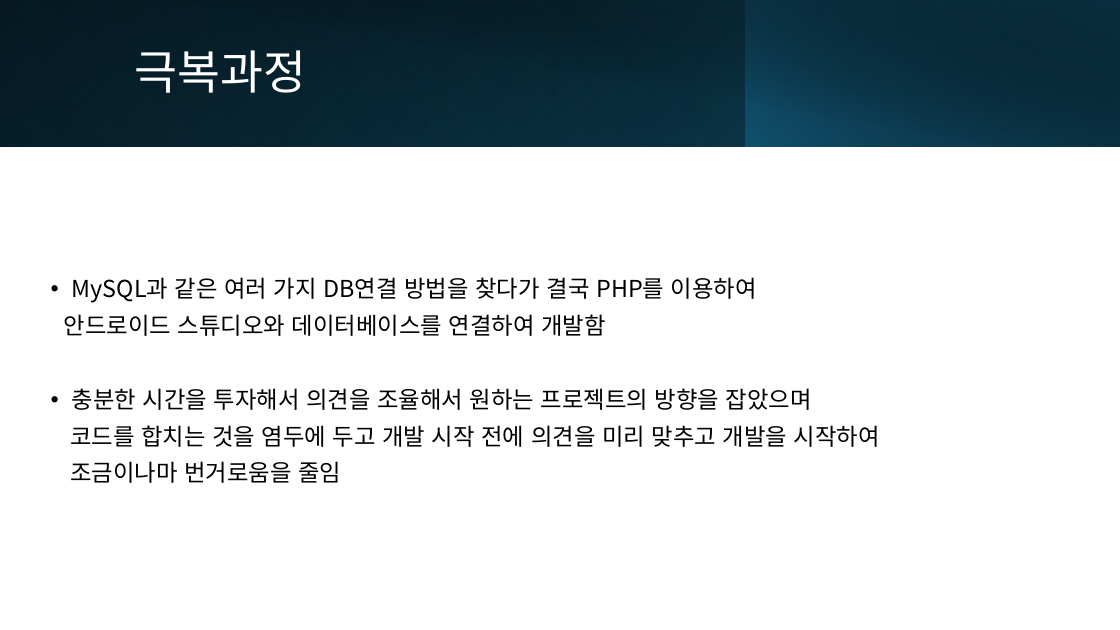
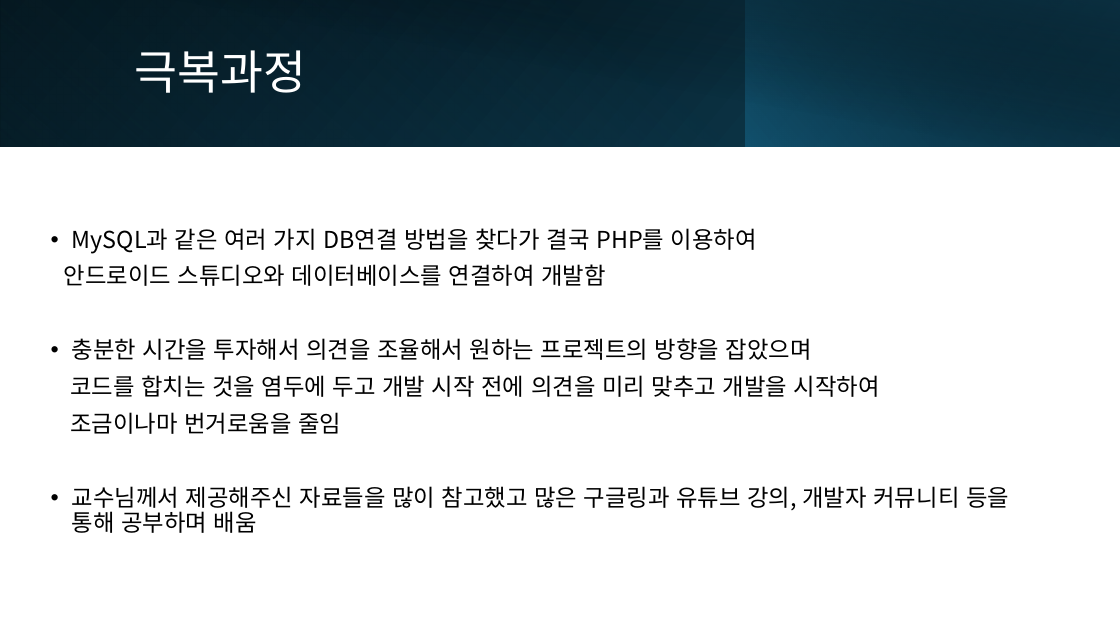
Before and after one commit to kjunh972/TBFG, a slide deck: slide 10 of doc/TBFG 모바일 프로젝트.pptx. Drawn at 1120x630 pixels with LibreOffice and Linux fonts; fonts in the diff are those of the drawing. Boxes give left, top, right and bottom in pixels: in the first picture for what was removed or moved away, otherwise in the second. Text is boxed around its words. In the diff, an @@ line names an element or a change of style, - is before the commit and + after.

Commit message:
모바일 프로그래밍 발표 자료

```diff
--- a/doc/TBFG 모바일 프로젝트.pptx
+++ b/doc/TBFG 모바일 프로젝트.pptx
@@ text at [72,486,1009,533]: paragraph added @@
+• 교수님께서 제공해주신 자료들을 많이 참고했고 많은 구글링과 유튜브 강의, 개발자 커뮤니티 등을 통해 공부하며 배움
```
Also in this commit, not shown: 4 other slides changed.
